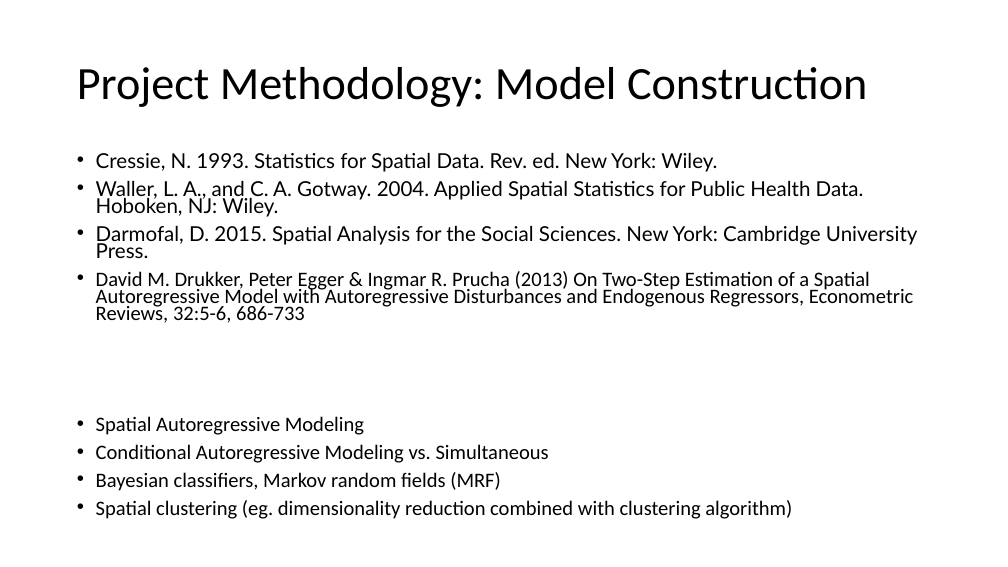
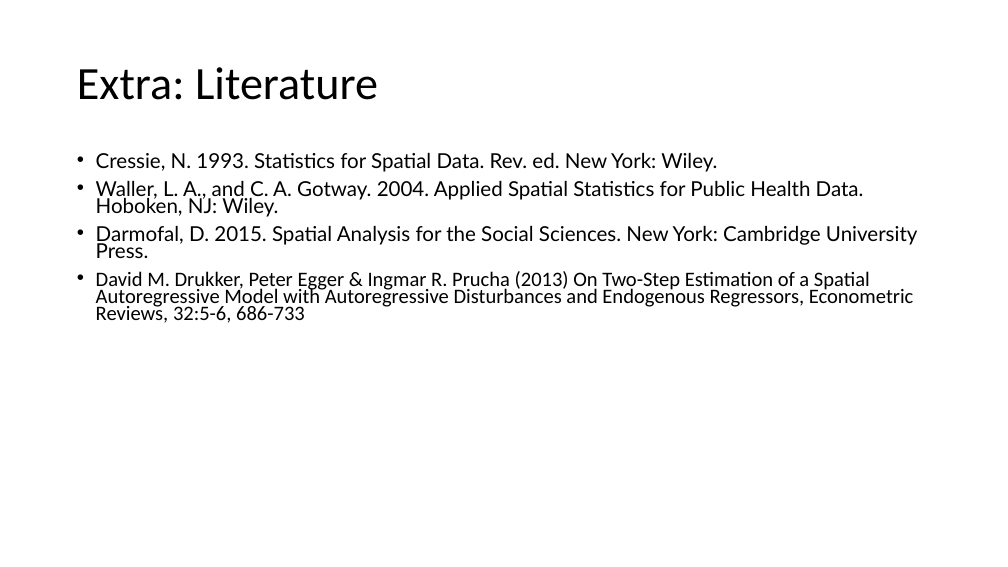
Before and after one commit to IMCI-GM/IMCI-GM-status, a slide deck: slide 9 of IMCI_GM_WG_110519.pptx (slide 8 before the commit). Drawn at 1008x567 pixels with LibreOffice and Linux fonts; fonts in the diff are those of the drawing. Boxes give left, top, right and bottom in pixels: in the first picture for what was removed or moved away, otherwise in the second. Text is boxed around its words. In the diff, an @@ line names an element or a change of style, - is before the commit and + after.

```diff
--- a/IMCI_GM_WG_110519.pptx
+++ b/IMCI_GM_WG_110519.pptx
@@ title at [77,67,378,100]: text changed @@
-Project Methodology: Model Construction
+Extra: Literature
@@ text at [96,416,792,519]: paragraphs removed @@
-• Spatial Autoregressive Modeling
-• Conditional Autoregressive Modeling vs. Simultaneous
-• Bayesian classifiers, Markov random fields (MRF)
-• Spatial clustering (eg. dimensionality reduction combined with clustering algorithm)
```
Also in this commit, not shown: 4 other slides changed, 1 slide added, 1 other file.
